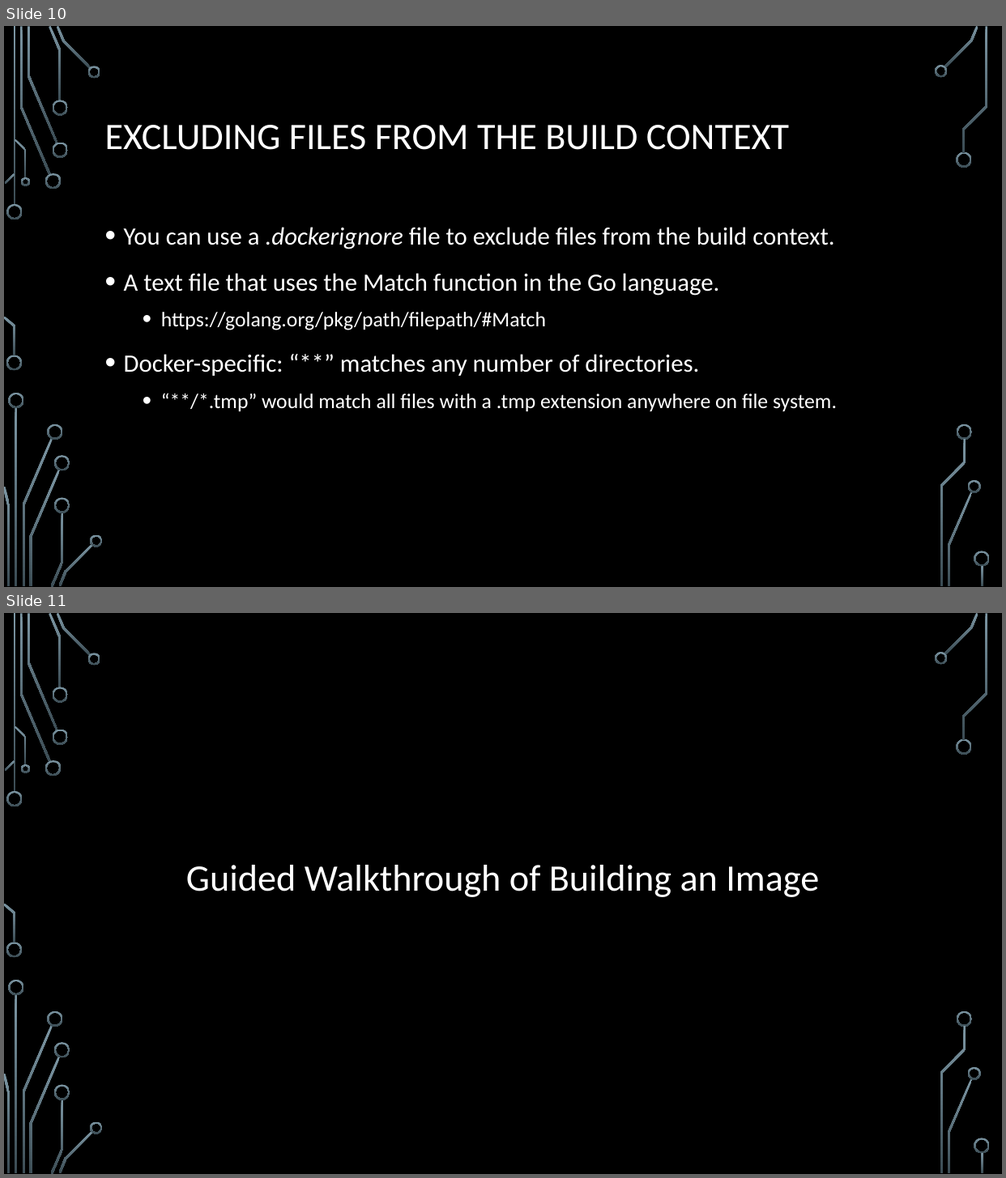
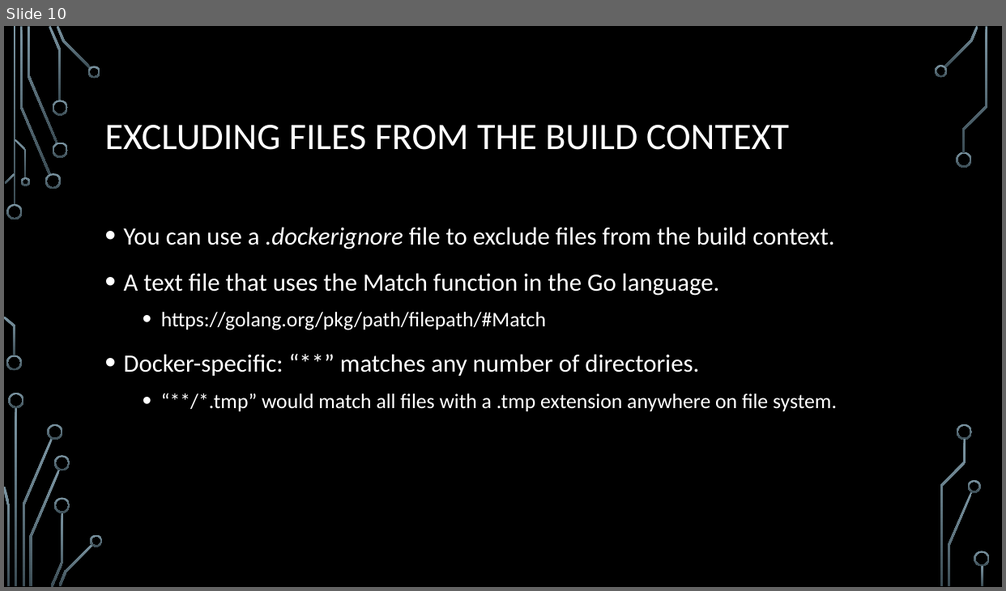
Before and after one commit to jamesche75/Linux-Boot-Camp, a slide deck: Modules/Module 4 - Advanced Docker/Module 4 - Advanced Docker.pptx. Shown one above the other, each under a label of ours: slides 10 and 11 before the commit, slide 10 after it. The pictures are 1006x1178 and 1006x591 pixels, drawn with LibreOffice and Linux fonts; fonts in the diff are those of the drawing; background and template pictures are left out. Boxes give left, top, right and bottom in pixels: in the first picture for what was removed or moved away, otherwise in the second. Text is boxed around its words. In the diff, an @@ line names an element or a change of style, - is before the commit and + after.

```diff
--- a/Modules/Module 4 - Advanced Docker/Module 4 - Advanced Docker.pptx
+++ b/Modules/Module 4 - Advanced Docker/Module 4 - Advanced Docker.pptx
@@ slide 11 removed at box(4, 613, 1002, 1174), background picture (left out); not listed: 36 template elements that a slide beside it also shows @@
@@ text removed at box(186, 865, 819, 897) @@
-Guided Walkthrough of Building an Image
```
Also in this commit, not shown: 1 slide added, 2 other slides removed, 4 other files.
